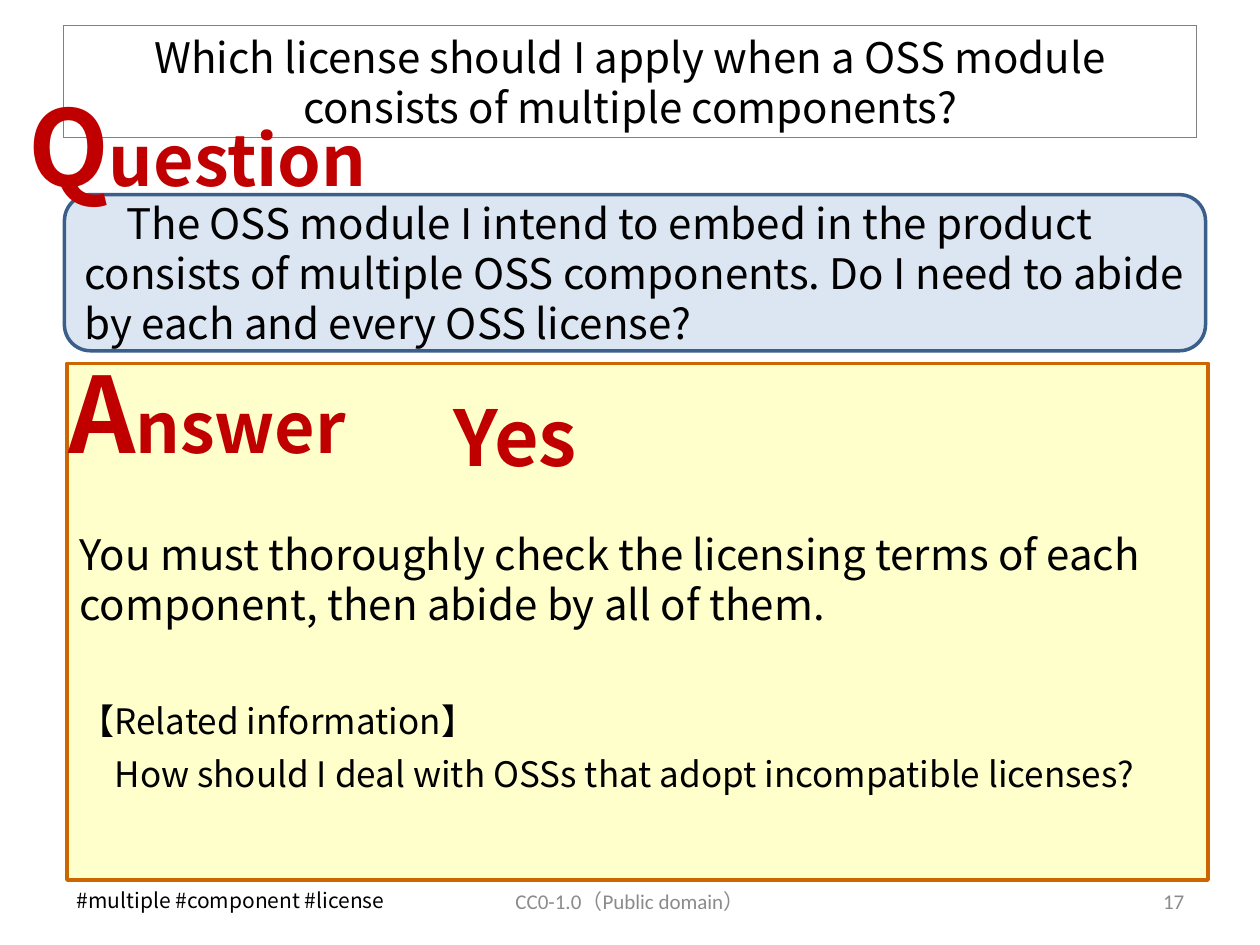
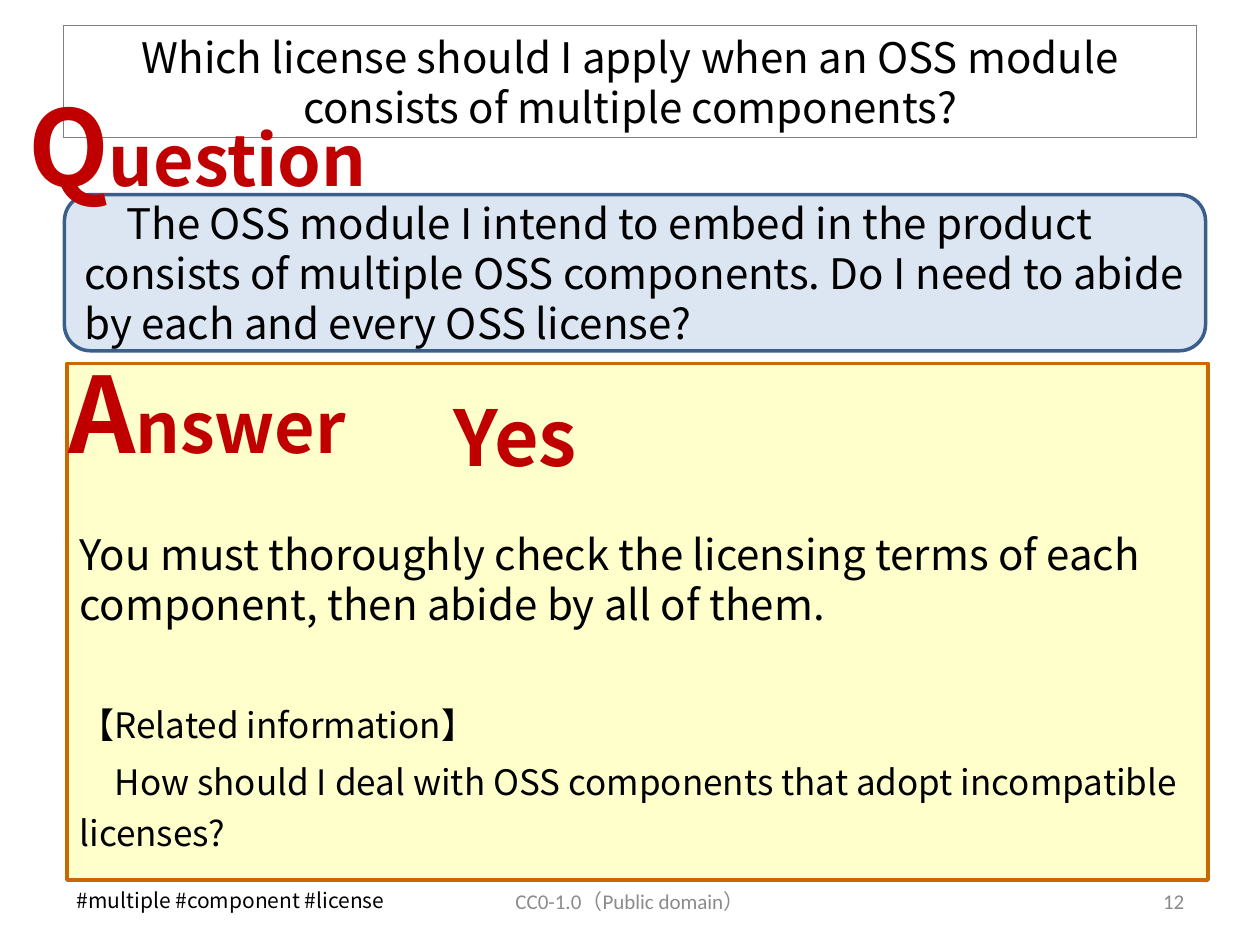
Before and after one commit to OpenChain-Project/OpenChain-JWG, a slide deck: slide 13 of Education_Material/FAQ/Misunderstandings_of_OSS_licenses_CC0.pptx (slide 17 before the commit). Drawn at 1260x945 pixels with LibreOffice and Linux fonts; fonts in the diff are those of the drawing. Boxes give left, top, right and bottom in pixels: in the first picture for what was removed or moved away, otherwise in the second. Text is boxed around its words. In the diff, an @@ line names an element or a change of style, - is before the commit and + after.

```diff
--- a/Education_Material/FAQ/Misunderstandings_of_OSS_licenses_CC0.pptx
+++ b/Education_Material/FAQ/Misunderstandings_of_OSS_licenses_CC0.pptx
@@ title at box(142, 39, 1118, 133): text changed @@
-Which license should I apply when a OSS module consists of multiple components?
+Which license should I apply when an OSS module consists of multiple components?
@@ text at box(80, 708, 476, 741): line spacing 1.1 to 1.2 @@
@@ text at box(80, 767, 1177, 847): text changed @@
-How should I deal with OSSs that adopt incompatible licenses?
+How should I deal with OSS components that adopt incompatible licenses?
@@ page number at box(1163, 895, 1184, 909): text changed @@
-17
+12
```
Also in this commit, not shown: 10 other slides changed, 5 slides added, 20 slides removed.
